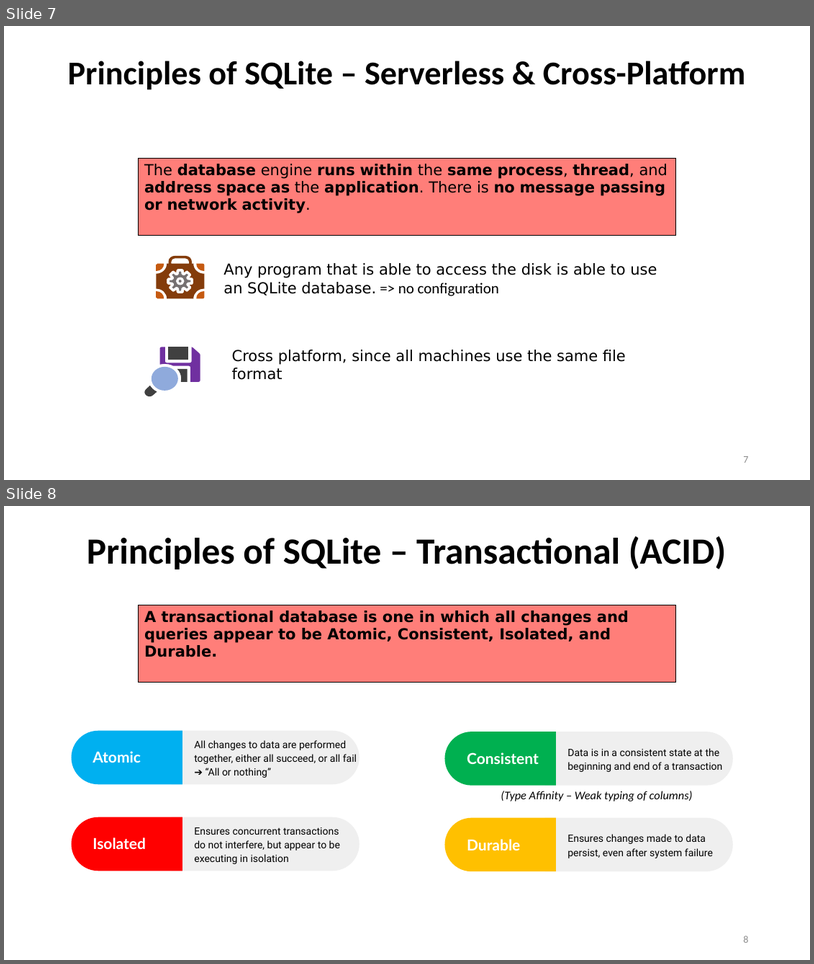
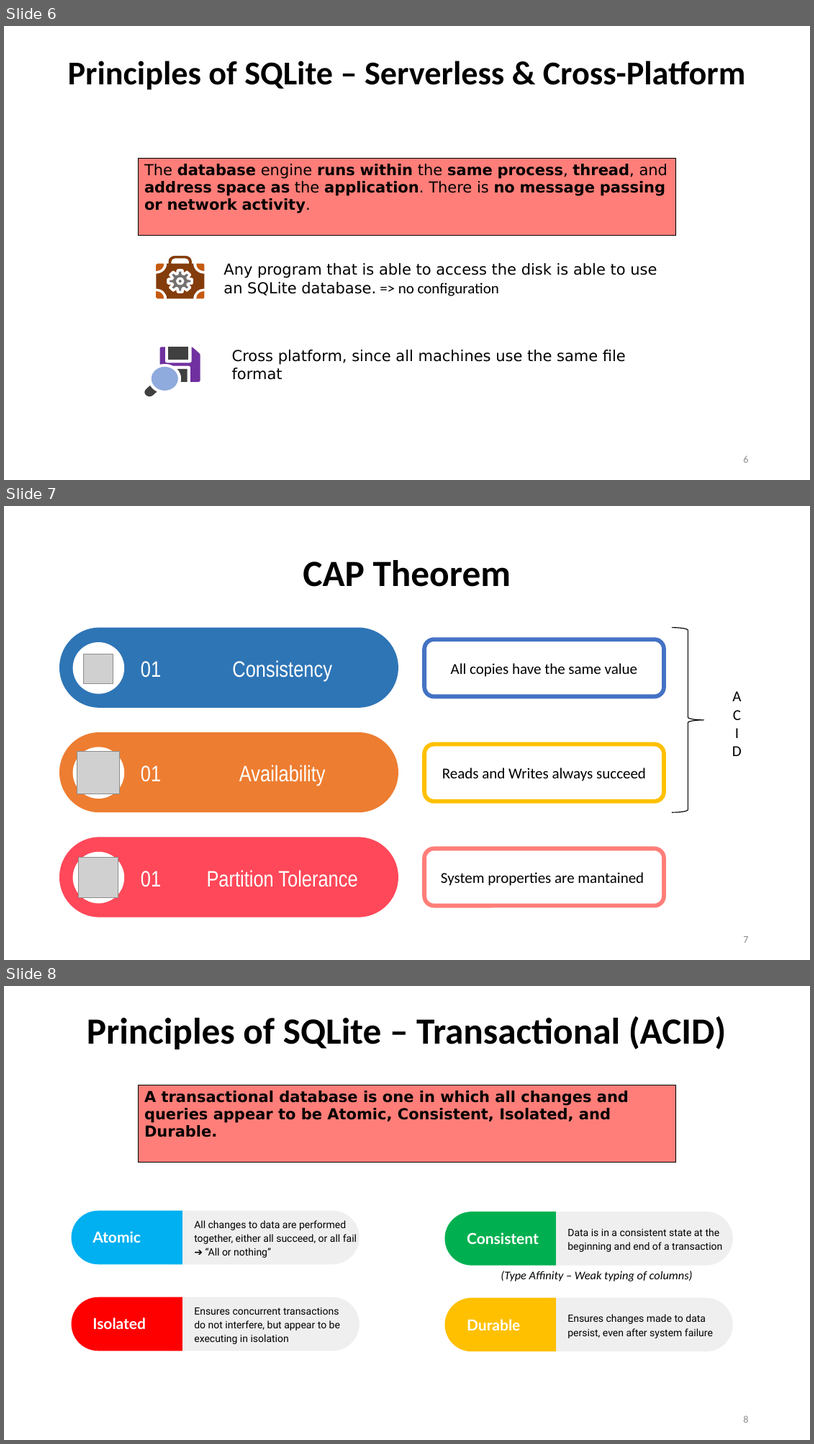
Before and after one commit to AntonioPirani/SQLiteProject, a slide deck: Presentation.pptx. Shown one above the other, each under a label of ours: slides 7 and 8 before the commit, slides 6, 7 and 8 after it. The pictures are 814x964 and 814x1444 pixels, drawn with LibreOffice and Linux fonts; fonts in the diff are those of the drawing; grey boxes stand for pictures. Boxes give left, top, right and bottom in pixels: in the first picture for what was removed or moved away, otherwise in the second. Text is boxed around its words. In the diff, an @@ line names an element or a change of style, - is before the commit and + after.

```diff
--- a/Presentation.pptx
+++ b/Presentation.pptx
@@ slide 7 added at (x1=4, y1=506, x2=810, y2=960), background #FFFFFF @@
@@ title added at (x1=303, y1=560, x2=512, y2=587), 44 pt, text #000000, bold @@
+CAP Theorem
@@ rounded rectangle added at (x1=59, y1=628, x2=399, y2=708), fill #2E75B6 @@
@@ right brace added at (x1=672, y1=628, x2=705, y2=812), outline #000000 1 pt @@
@@ ellipse added at (x1=73, y1=642, x2=124, y2=693), fill #FFFFFF @@
@@ picture added at (x1=83, y1=654, x2=113, y2=684) @@
@@ rounded rectangle added at (x1=424, y1=639, x2=664, y2=696), fill #FFFFFF, outline #4472C4 5 pt, 18 pt, text #000000 @@
+All copies have the same value
@@ text added at (x1=141, y1=661, x2=161, y2=677), 26.7 pt, text #FFFFFF @@
+01
@@ text added at (x1=232, y1=660, x2=332, y2=681), 26.7 pt, text #FFFFFF @@
+Consistency
@@ text added at (x1=733, y1=691, x2=742, y2=756), 18 pt, text #000000 @@
+A
+C
+I
+D
@@ rounded rectangle added at (x1=59, y1=732, x2=399, y2=812), fill #ED7D31 @@
@@ ellipse added at (x1=73, y1=746, x2=124, y2=798), fill #FFFFFF @@
@@ picture added at (x1=77, y1=751, x2=120, y2=794) @@
@@ text added at (x1=239, y1=764, x2=326, y2=785), 26.7 pt, text #FFFFFF @@
+Availability
@@ rounded rectangle added at (x1=424, y1=744, x2=664, y2=801), fill #FFFFFF, outline #FFC000 5 pt, 18 pt, text #000000 @@
+Reads and Writes always succeed
@@ text added at (x1=141, y1=765, x2=161, y2=782), 26.7 pt, text #FFFFFF @@
+01
@@ rounded rectangle added at (x1=59, y1=837, x2=399, y2=917), fill #FF4859 @@
@@ rounded rectangle added at (x1=424, y1=849, x2=664, y2=906), fill #FFFFFF, outline #FF7E79 5 pt, 18 pt, text #000000 @@
+System properties are mantained
@@ ellipse added at (x1=73, y1=852, x2=124, y2=903), fill #FFFFFF @@
@@ picture added at (x1=78, y1=857, x2=118, y2=898) @@
@@ text added at (x1=141, y1=870, x2=161, y2=887), 26.7 pt, text #FFFFFF @@
+01
@@ text added at (x1=207, y1=870, x2=358, y2=887), 26.7 pt, text #FFFFFF @@
+Partition Tolerance
@@ page number added at (x1=743, y1=936, x2=748, y2=942), 12 pt, text #8C8C8C @@
+7
@@ what was slide 7 is now slide 6 @@
@@ page number at (x1=743, y1=456, x2=748, y2=462): text changed @@
-7
+6
```
Also in this commit, not shown: 1 slide changed, 1 other slide added, 1 slide removed, 1 other file.
